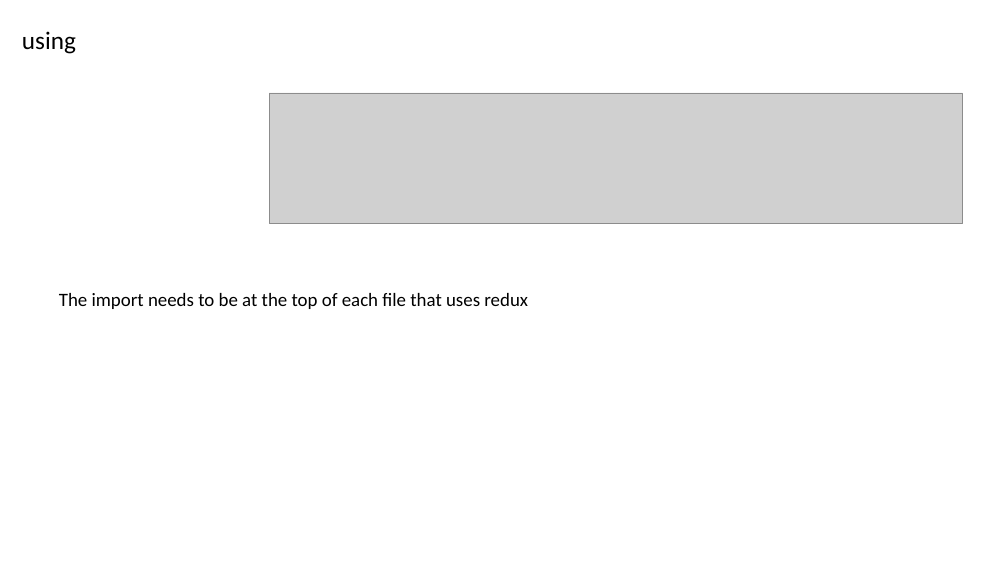
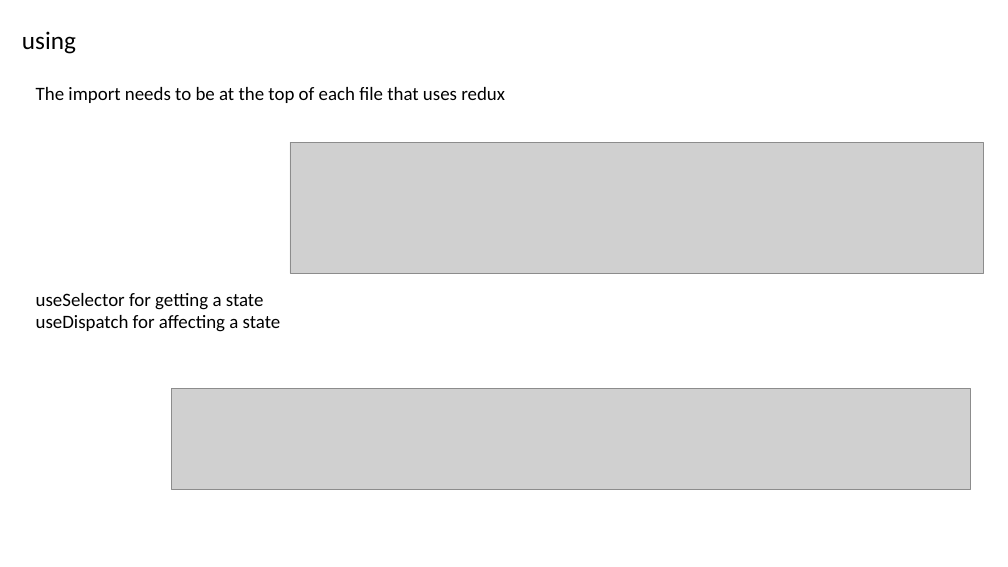
Before and after one commit to engineergrowth/Helpful-Stuff, a slide deck: slide 10 of redux.pptx. Drawn at 1008x567 pixels with LibreOffice and Linux fonts; fonts in the diff are those of the drawing; grey boxes stand for pictures. Boxes give left, top, right and bottom in pixels: in the first picture for what was removed or moved away, otherwise in the second. Text is boxed around its words. In the diff, an @@ line names an element or a change of style, - is before the commit and + after.

```diff
--- a/redux.pptx
+++ b/redux.pptx
@@ text "The import needs to be ...": place and size @@
-text "The import needs to be ..." at bbox=[59, 293, 528, 309]
+text "The import needs to be ..." at bbox=[36, 87, 505, 103]
@@ picture: place and size @@
-picture at bbox=[269, 93, 963, 224]
+picture at bbox=[290, 142, 984, 273]
@@ text added at bbox=[36, 293, 281, 332], 18 pt, text #000000 @@
+useSelector for getting a state
+useDispatch for affecting a state
@@ picture added at bbox=[172, 389, 972, 489] @@
```
Also in this commit, not shown: 9 slides added.
